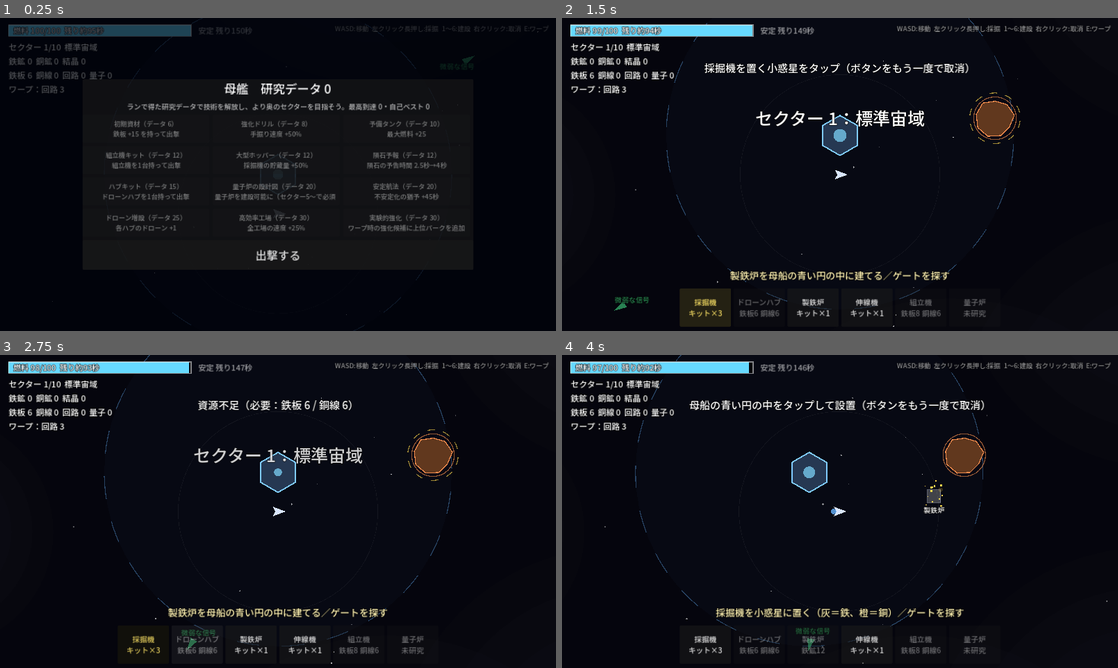
Above: before the commit, frames 1-4 (two rows, left to right).
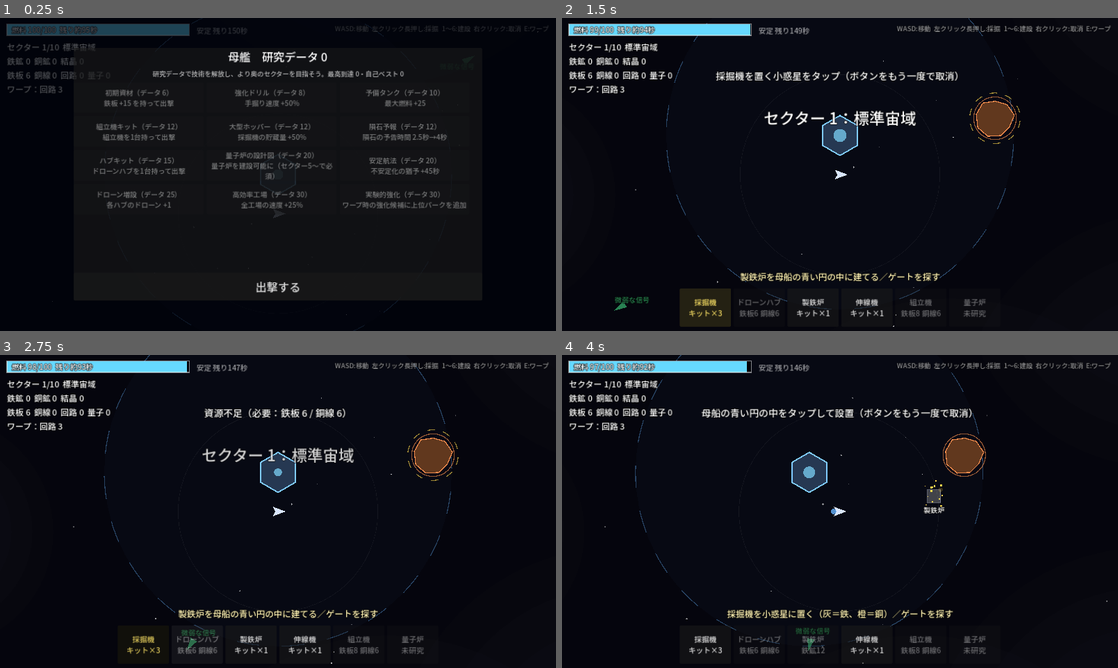
Above: after the commit, the same moments.

Repository: seoooma/drift-miner
Game: Godot game, scene res://scenes/main.tscn
The game is run twice, just before and just after one commit, with the same random seed, the same clock (stepped at 60 frames per second) and the same inputs.
Inputs (mouse positions are in pixels of both pictures, inside the frame that each line leads up to):
- Up to frame 1 (0.25 s): no input
- Up to frame 2 (1.5 s): click "出撃する" at 0.5 s; click "採掘機 キット×3" at 1.25 s
- Up to frame 3 (2.75 s): click "ドローンハブ 鉄板6 銅線6" at 2 s
- Up to frame 4 (4 s): click "製鉄炉 キット×1" at 2.75 s; tap Enter at 3.5 s; move the mouse to (962, 495) at 3.52 s; hold D from 3.53 s (still down); tap R at 3.6 s; click (962, 495) at 3.67 s

The runs differ from the first frame. In frame 1, 8.7% of the frame differs, in the area x 1-84%, y 1-88%; in frame 2, 4.8%; in frame 3, 4.4%; in frame 4, 4.2%.

Commit message:
Mobile UI: larger scale on touch devices, portrait support, build menu, responsive panels
Co-Authored-By: Claude Opus 5.5 <noreply@anthropic.com>
Claude-Session: https://claude.ai/code/session_01PjCfv6jV9a8XAikbfC1gjW

Diff:
--- a/scripts/hud.gd
+++ b/scripts/hud.gd
@@ -1,5 +1,6 @@
 extends CanvasLayer
-## 画面表示。燃料バー、在庫、目標、建設バー、方向ガイド、メッセージ、パーク選択、ゲームオーバー、母艦。
+## 画面表示。燃料バー、在庫、目標、建設、方向ガイド、メッセージ、パーク選択、ゲームオーバー、母艦。
+## スマホ（タッチ）では縦持ち・横持ちに合わせて配置を組み替える。
 
 const SIGNAL_RANGE := 1300.0
 
@@ -20,9 +21,13 @@
 var _over_hint: Label
 var _build_bar: HBoxContainer
 var _build_buttons := {}
+var _menu_panel: PanelContainer
+var _menu_grid: GridContainer
+var _menu_buttons := {}
 var _ship_panel: PanelContainer
 var _ship_box: VBoxContainer
 var _backdrops: Array = []
+var _top_offset: float = 52.0
 
 
 func _ready() -> void:
@@ -35,13 +40,8 @@
 	add_child(_overlay)
 
 	_info = _make_label(19, Vector2(20, 52))
-
-	_goal = _make_label(22, Vector2.ZERO)
-	_goal.set_anchors_and_offsets_preset(Control.PRESET_CENTER_BOTTOM)
-	_goal.horizontal_alignment = HORIZONTAL_ALIGNMENT_CENTER
-	_goal.grow_horizontal = Control.GROW_DIRECTION_BOTH
-	_goal.grow_vertical = Control.GROW_DIRECTION_BEGIN
-	_goal.offset_bottom = -112
+	_goal = _make_label(20, Vector2.ZERO)
+	_goal.autowrap_mode = TextServer.AUTOWRAP_WORD_SMART
 	_goal.modulate = Color(1.0, 0.95, 0.7)
 
 	_help = _make_label(15, Vector2.ZERO)
@@ -52,20 +52,15 @@
 	_help.offset_top = 12
 	_help.modulate = Color(1, 1, 1, 0.55)
 
-	_toast = _make_label(24, Vector2.ZERO)
-	_toast.set_anchors_and_offsets_preset(Control.PRESET_CENTER_TOP)
+	_toast = _make_label(22, Vector2.ZERO)
 	_toast.horizontal_alignment = HORIZONTAL_ALIGNMENT_CENTER
-	_toast.grow_horizontal = Control.GROW_DIRECTION_BOTH
-	_toast.offset_top = 96
-
-	_banner = _make_label(40, Vector2.ZERO)
-	_banner.set_anchors_and_offsets_preset(Control.PRESET_CENTER)
+	_toast.autowrap_mode = TextServer.AUTOWRAP_WORD_SMART
+
+	_banner = _make_label(36, Vector2.ZERO)
 	_banner.horizontal_alignment = HORIZONTAL_ALIGNMENT_CENTER
-	_banner.grow_horizontal = Control.GROW_DIRECTION_BOTH
-	_banner.grow_vertical = Control.GROW_DIRECTION_BOTH
-	_banner.offset_top = -160
-
-	# 建設バー（画面下中央）
+	_banner.autowrap_mode = TextServer.AUTOWRAP_WORD_SMART
+
+	# 建設バー（PC用、画面下中央）
 	_build_bar = HBoxContainer.new()
 	_build_bar.set_anchors_and_offsets_preset(Control.PRESET_CENTER_BOTTOM)
 	_build_bar.grow_horizontal = Control.GROW_DIRECTION_BOTH
@@ -82,6 +77,38 @@
 		_build_bar.add_child(btn)
 		_build_buttons[b] = btn
 
+	# 建設メニュー（スマホ用）
+	_menu_panel = _make_panel()
+	var menu_box := VBoxContainer.new()
+	menu_box.add_theme_constant_override("separation", 10)
+	_menu_panel.add_child(menu_box)
+	var menu_title := Label.new()
+	menu_title.text = "建設"
+	menu_title.horizontal_alignment = HORIZONTAL_ALIGNMENT_CENTER
+	menu_title.add_theme_font_size_override("font_size", 24)
+	menu_box.add_child(menu_title)
+	_menu_grid = GridContainer.new()
+	_menu_grid.add_theme_constant_override("h_separation", 8)
+	_menu_grid.add_theme_constant_override("v_separation", 8)
+	menu_box.add_child(_menu_grid)
+	for b in GameState.BUILD_ORDER:
+		var mb := Button.new()
+		mb.add_theme_font_size_override("font_size", 18)
+		mb.autowrap_mode = TextServer.AUTOWRAP_WORD_SMART
+		mb.focus_mode = Control.FOCUS_NONE
+		mb.pressed.connect(func():
+			_menu_panel.visible = false
+			main.toggle_placing(b))
+		_menu_grid.add_child(mb)
+		_menu_buttons[b] = mb
+	var close := Button.new()
+	close.text = "閉じる"
+	close.custom_minimum_size = Vector2(0, 60)
+	close.add_theme_font_size_override("font_size", 20)
+	close.focus_mode = Control.FOCUS_NONE
+	close.pressed.connect(func(): _menu_panel.visible = false)
+	menu_box.add_child(close)
+
 	_perk_panel = _make_panel()
 	_perk_box = VBoxContainer.new()
 	_perk_box.add_theme_constant_override("separation", 10)
@@ -93,12 +120,14 @@
 	_over_panel.add_child(over_box)
 	_over_label = Label.new()
 	_over_label.horizontal_alignment = HORIZONTAL_ALIGNMENT_CENTER
-	_over_label.add_theme_font_size_override("font_size", 24)
+	_over_label.autowrap_mode = TextServer.AUTOWRAP_WORD_SMART
+	_over_label.add_theme_font_size_override("font_size", 22)
 	over_box.add_child(_over_label)
 	var back := Button.new()
 	back.text = "母艦へ戻る"
 	back.custom_minimum_size = Vector2(0, 72)
 	back.add_theme_font_size_override("font_size", 24)
+	back.focus_mode = Control.FOCUS_NONE
 	back.pressed.connect(func(): main.open_mothership())
 	over_box.add_child(back)
 	_over_hint = Label.new()
@@ -108,7 +137,6 @@
 	over_box.add_child(_over_hint)
 
 	_ship_panel = _make_panel()
-	_ship_panel.custom_minimum_size = Vector2(900, 0)
 	_ship_box = VBoxContainer.new()
 	_ship_box.add_theme_constant_override("separation", 8)
 	_ship_panel.add_child(_ship_box)
@@ -137,7 +165,6 @@
 	center.mouse_filter = Control.MOUSE_FILTER_IGNORE
 	add_child(center)
 	var panel := PanelContainer.new()
-	panel.custom_minimum_size = Vector2(520, 0)
 	center.add_child(panel)
 	panel.visible = false
 	_backdrops.append([back, panel])
@@ -148,8 +175,20 @@
 	return main != null and main.touch.active
 
 
+func _size() -> Vector2:
+	return _overlay.get_viewport().get_visible_rect().size
+
+
+func _narrow() -> bool:
+	return _size().x < 700.0
+
+
+func any_panel() -> bool:
+	return _any_panel()
+
+
 func _any_panel() -> bool:
-	return _perk_panel.visible or _over_panel.visible or _ship_panel.visible
+	return _perk_panel.visible or _over_panel.visible or _ship_panel.visible or _menu_panel.visible
 
 
 ## 画面座標が UI（建設バーやパネル）の上か。
@@ -163,9 +202,65 @@
 	return is_over_ui(_overlay.get_viewport().get_mouse_position())
 
 
+func toggle_build_menu() -> void:
+	if not GameState.alive:
+		return
+	_menu_panel.visible = not _menu_panel.visible
+	if _menu_panel.visible:
+		_clear_messages()
+
+
+## 画面サイズと入力方法に合わせて配置を決める（毎フレーム呼んでも軽い）。
+func _layout() -> void:
+	var size := _size()
+	var mobile := _touch()
+	var narrow := size.x < 700.0
+	_top_offset = 74.0 if narrow else 52.0
+	_info.position = Vector2(16, _top_offset)
+	_info.add_theme_font_size_override("font_size", 17 if mobile else 19)
+	_help.visible = not mobile
+
+	var info_bottom := _top_offset + _info.get_combined_minimum_size().y
+	if mobile:
+		_goal.position = Vector2(16, info_bottom + 2)
+		_goal.size = Vector2(minf(size.x - 32.0, 560.0), 0)
+		_goal.horizontal_alignment = HORIZONTAL_ALIGNMENT_LEFT
+	else:
+		_goal.size = Vector2(size.x - 40.0, 0)
+		_goal.position = Vector2(20, size.y - 140)
+		_goal.horizontal_alignment = HORIZONTAL_ALIGNMENT_CENTER
+
+	_toast.add_theme_font_size_override("font_size", 19 if mobile else 22)
+	if mobile and narrow:
+		_toast.size = Vector2(size.x - 40.0, 0)
+		_toast.position = Vector2(20, size.y * 0.6)
+	elif mobile:
+		# 横持ち：スティックとボタンの間、画面下寄り
+		_toast.size = Vector2(maxf(200.0, size.x - 420.0), 0)
+		_toast.position = Vector2((size.x - _toast.size.x) * 0.5, size.y - 120.0)
+	else:
+		_toast.size = Vector2(size.x - 40.0, 0)
+		_toast.position = Vector2(20, size.y * 0.16)
+	_banner.add_theme_font_size_override("font_size", 26 if narrow else 36)
+	_banner.size = Vector2(size.x - 40.0, 0)
+	_banner.position = Vector2(20, size.y * 0.28)
+
+	var panel_w := minf(560.0, size.x - 24.0)
+	_perk_panel.custom_minimum_size = Vector2(panel_w, 0)
+	_over_panel.custom_minimum_size = Vector2(panel_w, 0)
+	_menu_panel.custom_minimum_size = Vector2(minf(640.0, size.x - 24.0), 0)
+	var cols := 2 if size.x < 700.0 else 3
+	_menu_grid.columns = cols
+	var bw := (minf(640.0, size.x - 24.0) - 16.0 - 8.0 * (cols - 1)) / cols
+	for b in _menu_buttons:
+		(_menu_buttons[b] as Button).custom_minimum_size = Vector2(bw, 84)
+	_ship_panel.custom_minimum_size = Vector2(minf(940.0, size.x - 24.0), 0)
+
+
 func _process(delta: float) -> void:
 	for pair in _backdrops:
 		pair[0].visible = pair[1].visible
+	_layout()
 	var gs := GameState
 	var info: Dictionary = SectorGenerator.TYPES[gs.sector_type]
 	var raw: PackedStringArray = []
@@ -182,12 +277,8 @@
 	]
 	_info.text = "\n".join(lines)
 	_goal.text = main.next_step() if main != null and gs.alive and not _any_panel() else ""
-	_build_bar.visible = gs.alive and not _any_panel()
-	_update_build_bar()
-
-	if _touch():
-		_help.text = "左：移動　右：押して採掘　下：建設"
-		_info.add_theme_font_size_override("font_size", 22)
+	_build_bar.visible = gs.alive and not _any_panel() and not _touch()
+	_update_build_buttons()
 
 	if _toast_time > 0.0:
 		_toast_time -= delta
@@ -198,31 +289,35 @@
 	_overlay.queue_redraw()
 
 
-func _update_build_bar() -> void:
+func _build_sub(b: String) -> String:
+	if not GameState.building_unlocked(b):
+		return "未研究"
+	var kits := GameState.kit_count(b)
+	if kits > 0:
+		return "キット×%d" % kits
+	var parts: PackedStringArray = []
+	var cost: Dictionary = GameState.BUILDINGS[b]["cost"]
+	for k in cost:
+		parts.append("%s%d" % [GameState.ITEMS[k]["short"], int(cost[k])])
+	return " ".join(parts)
+
+
+func _update_build_buttons() -> void:
 	if main == null:
 		return
 	for b in GameState.BUILD_ORDER:
+		var def: Dictionary = GameState.BUILDINGS[b]
+		var can: bool = main.can_start_placing(b)
+		var sub := _build_sub(b)
 		var btn: Button = _build_buttons[b]
-		var def: Dictionary = GameState.BUILDINGS[b]
-		var unlocked := GameState.building_unlocked(b)
-		btn.visible = unlocked or b == "quantum"
-		var kits := GameState.kit_count(b)
-		var sub := ""
-		if not unlocked:
-			sub = "未研究"
-		elif kits > 0:
-			sub = "キット×%d" % kits
-		else:
-			var parts: PackedStringArray = []
-			var cost: Dictionary = def["cost"]
-			for k in cost:
-				parts.append("%s%d" % [GameState.ITEMS[k]["short"], int(cost[k])])
-			sub = " ".join(parts)
 		btn.text = "%s\n%s" % [def["name"], sub]
-		var can: bool = main.can_start_placing(b)
 		btn.modulate = Color(1, 1, 1, 1.0 if can else 0.45)
 		if main.placing == b:
 			btn.modulate = Color(1.0, 0.9, 0.4)
+		if _menu_panel.visible:
+			var mb: Button = _menu_buttons[b]
+			mb.text = "%s（%s）\n%s" % [def["name"], sub, def["desc"]]
+			mb.modulate = Color(1, 1, 1, 1.0 if can else 0.45)
 
 
 func toast(text: String, duration: float = 2.5) -> void:
@@ -240,10 +335,11 @@
 	var font := _overlay.get_theme_default_font()
 	var gs := GameState
 	var t := Time.get_ticks_msec() * 0.001
+	var narrow := size.x < 700.0
 
 	# 燃料バー
 	var frac := gs.fuel / gs.max_fuel
-	var bar := Rect2(20, 16, minf(420.0, size.x * 0.35), 26)
+	var bar := Rect2(16, 14, minf(420.0, size.x - 32.0 if narrow else size.x * 0.35), 26)
 	var col := Color(0.4, 0.85, 1.0)
 	if frac < 0.15:
 		col = Color(1.0, 0.25, 0.2).lerp(Color(1, 1, 1), 0.3 * (0.5 + 0.5 * sin(t * 12.0)))
@@ -255,21 +351,20 @@
 	var burn: float = (main.player.IDLE_BURN + 0.45) * gs.fuel_burn_mult * gs.instability() if main != null else 1.0
 	var secs := int(gs.fuel / maxf(burn, 0.01))
 	var label := "燃料 %d/%d  残り約%d秒" % [int(gs.fuel), int(gs.max_fuel), secs]
-	_overlay.draw_string_outline(font, bar.position + Vector2(10, 20), label, HORIZONTAL_ALIGNMENT_LEFT, -1, 18, 4, Color(0, 0, 0, 0.8))
-	_overlay.draw_string(font, bar.position + Vector2(10, 20), label, HORIZONTAL_ALIGNMENT_LEFT, -1, 18, Color.WHITE)
-
-	# 不安定化
+	_overlay.draw_string_outline(font, bar.position + Vector2(10, 20), label, HORIZONTAL_ALIGNMENT_LEFT, -1, 17, 4, Color(0, 0, 0, 0.8))
+	_overlay.draw_string(font, bar.position + Vector2(10, 20), label, HORIZONTAL_ALIGNMENT_LEFT, -1, 17, Color.WHITE)
+
+	# 不安定化（狭い画面ではバーの下に出す）
 	var inst := gs.instability()
-	var x := bar.end.x + 16
+	var ipos := Vector2(16, bar.end.y + 24) if narrow else Vector2(bar.end.x + 16, 36)
 	if inst > 1.0:
 		var txt := "不安定化 ×%.1f" % inst
 		var c := Color(1.0, 0.4, 0.3).lerp(Color.WHITE, 0.3 * (0.5 + 0.5 * sin(t * 6.0)))
-		_overlay.draw_string_outline(font, Vector2(x, 36), txt, HORIZONTAL_ALIGNMENT_LEFT, -1, 20, 4, Color(0, 0, 0, 0.8))
-		_overlay.draw_string(font, Vector2(x, 36), txt, HORIZONTAL_ALIGNMENT_LEFT, -1, 20, c)
+		_overlay.draw_string_outline(font, ipos, txt, HORIZONTAL_ALIGNMENT_LEFT, -1, 19, 4, Color(0, 0, 0, 0.8))
+		_overlay.draw_string(font, ipos, txt, HORIZONTAL_ALIGNMENT_LEFT, -1, 19, c)
 	else:
 		var left := int(gs.instability_grace - gs.sector_time)
-		var txt2 := "安定 残り%d秒" % left
-		_overlay.draw_string(font, Vector2(x, 36), txt2, HORIZONTAL_ALIGNMENT_LEFT, -1, 18, Color(1, 1, 1, 0.6))
+		_overlay.draw_string(font, ipos, "安定 残り%d秒" % left, HORIZONTAL_ALIGNMENT_LEFT, -1, 17, Color(1, 1, 1, 0.6))
 
 	if main == null or not gs.alive:
 		return
@@ -347,8 +442,20 @@
 	_toast.modulate.a = 0.0
 
 
+func _wide_button(text: String, h: float, font_size: int, w: float = 0.0) -> Button:
+	var b := Button.new()
+	b.text = text
+	# 折り返しには幅が要る（幅0だと1文字ずつ折り返して縦に伸びる）
+	b.custom_minimum_size = Vector2(w if w > 0.0 else minf(560.0, _size().x - 24.0) - 16.0, h)
+	b.add_theme_font_size_override("font_size", font_size)
+	b.autowrap_mode = TextServer.AUTOWRAP_WORD_SMART
+	b.focus_mode = Control.FOCUS_NONE
+	return b
+
+
 func show_perk_choice(options: Array, packed: int) -> void:
 	_clear_messages()
+	_menu_panel.visible = false
 	for c in _perk_box.get_children():
 		c.queue_free()
 	var title := Label.new()
@@ -356,19 +463,24 @@
 	if packed > 0:
 		title.text += "\n（建物 %d 個を畳んで積み込みました）" % packed
 	title.horizontal_alignment = HORIZONTAL_ALIGNMENT_CENTER
-	title.add_theme_font_size_override("font_size", 24)
+	title.autowrap_mode = TextServer.AUTOWRAP_WORD_SMART
+	title.add_theme_font_size_override("font_size", 22)
+	title.custom_minimum_size = Vector2(minf(560.0, _size().x - 24.0) - 16.0, 0)
 	_perk_box.add_child(title)
+	var size := _size()
+	var cols := 2 if size.y < 600.0 and options.size() > 2 else 1
+	var grid := GridContainer.new()
+	grid.columns = cols
+	grid.add_theme_constant_override("h_separation", 8)
+	grid.add_theme_constant_override("v_separation", 8)
+	_perk_box.add_child(grid)
+	var inner := minf(560.0, size.x - 24.0) - 16.0
+	var bw := (inner - 8.0 * (cols - 1)) / cols
 	for p in options:
-		var b := Button.new()
-		b.text = "%s\n%s" % [p["name"], p["desc"]]
-		b.custom_minimum_size = Vector2(0, 76)
-		b.add_theme_font_size_override("font_size", 20)
+		var b := _wide_button("%s\n%s" % [p["name"], p["desc"]], 72, 18, bw)
 		b.pressed.connect(_on_perk_pressed.bind(String(p["id"])))
-		_perk_box.add_child(b)
-	var skip := Button.new()
-	skip.text = "受け取らずに燃料 +25"
-	skip.custom_minimum_size = Vector2(0, 52)
-	skip.add_theme_font_size_override("font_size", 18)
+		grid.add_child(b)
+	var skip := _wide_button("受け取らずに燃料 +25", 52, 18)
 	skip.pressed.connect(_on_perk_pressed.bind(""))
 	_perk_box.add_child(skip)
 	_perk_panel.visible = true
@@ -381,6 +493,7 @@
 
 func show_game_over(reason: String, victory: bool) -> void:
 	_clear_messages()
+	_menu_panel.visible = false
 	var gs := GameState
 	var s := gs.score(victory)
 	var head := "帰還成功！" if victory else "ゲームオーバー：%s" % reason
@@ -388,7 +501,7 @@
 	var made := "鉄板 %d・銅線 %d・回路 %d・量子コア %d" % [
 		int(gs.produced.get("plate", 0.0)), int(gs.produced.get("wire", 0.0)),
 		int(gs.produced.get("circuit", 0.0)), int(gs.produced.get("qcore", 0.0))]
-	_over_label.text = "%s\n到達セクター %d / %d　スコア %d（%s）\n生産：%s\n研究データ +%d（合計 %d）" % [
+	_over_label.text = "%s\n到達セクター %d / %d\nスコア %d（%s）\n生産：%s\n研究データ +%d（合計 %d）" % [
 		head, gs.sector, gs.FINAL_SECTOR, s, best, made, gs.last_data_gain, gs.data_points]
 	_over_hint.visible = not _touch()
 	_over_panel.visible = true
@@ -398,36 +511,43 @@
 	_clear_messages()
 	_perk_panel.visible = false
 	_over_panel.visible = false
+	_menu_panel.visible = false
+	_layout()
 	for c in _ship_box.get_children():
 		c.queue_free()
 	var gs := GameState
+	var size := _size()
+	var panel_w := minf(940.0, size.x - 24.0)
 	var title := Label.new()
 	title.text = "母艦　研究データ %d" % gs.data_points
 	title.horizontal_alignment = HORIZONTAL_ALIGNMENT_CENTER
-	title.add_theme_font_size_override("font_size", 28)
+	title.add_theme_font_size_override("font_size", 26)
 	_ship_box.add_child(title)
 	var sub := Label.new()
-	sub.text = "ランで得た研究データで技術を解放し、より奥のセクターを目指そう。最高到達 %d・自己ベスト %d" % [gs.best_sector, gs.best_score]
+	sub.text = "研究データで技術を解放し、より奥のセクターを目指そう。最高到達 %d・自己ベスト %d" % [gs.best_sector, gs.best_score]
 	sub.horizontal_alignment = HORIZONTAL_ALIGNMENT_CENTER
 	sub.autowrap_mode = TextServer.AUTOWRAP_WORD_SMART
-	sub.add_theme_font_size_override("font_size", 16)
+	sub.custom_minimum_size = Vector2(panel_w - 16.0, 0)
+	sub.add_theme_font_size_override("font_size", 15)
 	sub.modulate = Color(1, 1, 1, 0.7)
 	_ship_box.add_child(sub)
+
+	var scroll := ScrollContainer.new()
+	scroll.horizontal_scroll_mode = ScrollContainer.SCROLL_MODE_DISABLED
+	scroll.custom_minimum_size = Vector2(panel_w - 16.0, clampf(size.y - 210.0, 150.0, 430.0))
+	_ship_box.add_child(scroll)
 	var grid := GridContainer.new()
-	grid.columns = 3
+	var cols := 1 if size.x < 560.0 else (2 if size.x < 1000.0 else 3)
+	grid.columns = cols
 	grid.add_theme_constant_override("h_separation", 8)
 	grid.add_theme_constant_override("v_separation", 8)
-	_ship_box.add_child(grid)
+	scroll.add_child(grid)
+	var bw := (panel_w - 16.0 - 12.0 - 8.0 * (cols - 1)) / cols
 	for r in gs.RESEARCH:
-		var b := Button.new()
 		var id := String(r["id"])
 		var owned := gs.has_research(id)
 		var tag := "解放済み" if owned else "データ %d" % int(r["cost"])
-		b.text = "%s（%s）\n%s" % [r["name"], tag, r["desc"]]
-		b.custom_minimum_size = Vector2(292, 64)
-		b.add_theme_font_size_override("font_size", 15)
-		b.clip_text = true
-		b.focus_mode = Control.FOCUS_NONE
+		var b := _wide_button("%s（%s）\n%s" % [r["name"], tag, r["desc"]], 70, 16, bw)
 		b.disabled = owned or gs.data_points < int(r["cost"])
 		if owned:
 			b.modulate = Color(0.6, 1.0, 0.7)
@@ -435,11 +555,7 @@
 			if gs.buy_research(id):
 				show_mothership())
 		grid.add_child(b)
-	var go := Button.new()
-	go.text = "出撃する"
-	go.custom_minimum_size = Vector2(0, 68)
-	go.add_theme_font_size_override("font_size", 26)
-	go.focus_mode = Control.FOCUS_NONE
+	var go := _wide_button("出撃する", 64, 26, panel_w - 16.0)
 	go.pressed.connect(func(): main.launch_run())
 	_ship_box.add_child(go)
 	_ship_panel.visible = true
@@ -449,6 +565,7 @@
 	_perk_panel.visible = false
 	_over_panel.visible = false
 	_ship_panel.visible = false
+	_menu_panel.visible = false
 
 
 func _unhandled_input(event: InputEvent) -> void:
--- a/scripts/main.gd
+++ b/scripts/main.gd
@@ -74,8 +74,25 @@
 	add_child(hud)
 
 	GameState.run_over.connect(_on_run_over)
+	if touch.active:
+		get_tree().root.size_changed.connect(_apply_mobile_scale)
+		_apply_mobile_scale()
 	build_sector()
 	open_mothership()
+
+
+## スマホでは画面の短い辺を 450 として扱い、文字とボタンを大きく表示する。
+## 縦持ち・横持ちのどちらでも、長い辺は画面比に合わせて広がる。
+func _apply_mobile_scale() -> void:
+	var win := get_window()
+	var s := DisplayServer.window_get_size()
+	if s.x <= 0 or s.y <= 0:
+		return
+	var short_side := 450
+	if s.y > s.x:
+		win.content_scale_size = Vector2i(short_side, int(short_side * float(s.y) / s.x))
+	else:
+		win.content_scale_size = Vector2i(int(short_side * float(s.x) / s.y), short_side)
 
 
 # ---------------------------------------------------------------- 母艦とラン
--- a/scripts/player.gd
+++ b/scripts/player.gd
@@ -65,7 +65,7 @@
 		_particles.emitting = false
 		return
 	var use_touch: bool = touch != null and touch.active
-	camera.zoom = Vector2(0.8, 0.8) if use_touch else Vector2.ONE
+	camera.zoom = Vector2(0.75, 0.75) if use_touch else Vector2.ONE
 
 	var input := Vector2.ZERO
 	if Input.is_physical_key_pressed(KEY_W):
--- a/scripts/touch_controls.gd
+++ b/scripts/touch_controls.gd
@@ -1,11 +1,12 @@
 extends CanvasLayer
 ## スマホ用のタッチ操作。
 ## 画面左側：バーチャルスティックで移動。右側：押した場所の近くの小惑星を採掘（吸い付き照準）。
-## 右端のボタン：ワープ。建設モード中は、タップした場所に建物を置く。使えないときは半透明、使えるときは光る。
-## タッチが一度でも検出されると有効になり、以後プレイヤーはマウスの代わりにこちらを読む。
+## 右下のボタン：「建設」（建設メニューを開く／設置中は取消）と「ワープ」。
+## 建設モード中は、スティック以外の場所をタップするとそこに建物を置く。
 
-const STICK_RADIUS := 80.0
-const STICK_AREA := 0.4  # 画面幅のうちスティック用に使う左側の割合
+const STICK_RADIUS := 64.0
+const STICK_AREA := 0.45  # 画面幅のうちスティック用に使う左側の割合
+const BTN_SIZE := Vector2(128, 84)
 
 var main: Node = null
 var active: bool = false
@@ -22,32 +23,36 @@
 
 
 func _ready() -> void:
-	active = DisplayServer.is_touchscreen_available()
+	# パネル表示中（一時停止中）もボタンの表示切り替えを行う
+	process_mode = Node.PROCESS_MODE_ALWAYS
+	active = DisplayServer.is_touchscreen_available() or "--touch" in OS.get_cmdline_user_args()
 	_draw_node = Node2D.new()
 	add_child(_draw_node)
 	_draw_node.draw.connect(_on_draw)
-	_buttons["warp"] = _make_button("ワープ", -50.0)
+	_buttons["build"] = _make_button("建設", 0)
+	_buttons["warp"] = _make_button("ワープ", 1)
 	_set_visible(active)
 
 
-func _make_button(text: String, y: float) -> Label:
+func _make_button(text: String, row: int) -> Label:
 	var l := Label.new()
 	l.text = text
 	l.horizontal_alignment = HORIZONTAL_ALIGNMENT_CENTER
 	l.vertical_alignment = VERTICAL_ALIGNMENT_CENTER
-	l.add_theme_font_size_override("font_size", 28)
+	l.add_theme_font_size_override("font_size", 24)
 	var sb := StyleBoxFlat.new()
 	sb.bg_color = Color(1, 1, 1, 0.12)
 	sb.border_color = Color(1, 1, 1, 0.5)
 	sb.set_border_width_all(3)
-	sb.set_corner_radius_all(20)
+	sb.set_corner_radius_all(18)
 	l.add_theme_stylebox_override("normal", sb)
-	l.set_anchors_preset(Control.PRESET_CENTER_RIGHT)
-	l.offset_left = -200
-	l.offset_right = -24
+	l.set_anchors_preset(Control.PRESET_BOTTOM_RIGHT)
+	var y := -16.0 - BTN_SIZE.y - row * (BTN_SIZE.y + 12.0)
+	l.offset_left = -16.0 - BTN_SIZE.x
+	l.offset_right = -16.0
 	l.offset_top = y
-	l.offset_bottom = y + 100
-	l.pivot_offset = Vector2(88, 50)
+	l.offset_bottom = y + BTN_SIZE.y
+	l.pivot_offset = BTN_SIZE * 0.5
 	l.mouse_filter = Control.MOUSE_FILTER_IGNORE
 	add_child(l)
 	return l
@@ -65,20 +70,21 @@
 			active = true
 			_set_visible(true)
 		if event.pressed:
+			if main != null and main.hud.is_over_ui(event.position):
+				return
 			for id in _buttons:
 				var b: Label = _buttons[id]
-				if b.get_global_rect().grow(12.0).has_point(event.position):
+				if b.visible and b.get_global_rect().grow(10.0).has_point(event.position):
 					_press_button(id, b)
 					get_viewport().set_input_as_handled()
 					return
-			if main != null and main.hud.is_over_ui(event.position):
-				return
 			var w := get_viewport().get_visible_rect().size.x
-			if main != null and main.placing != "" and event.position.x >= w * STICK_AREA:
+			var in_stick: bool = event.position.x < w * STICK_AREA
+			if main != null and main.placing != "" and not (in_stick and _stick_index == -1 and event.position.y > get_viewport().get_visible_rect().size.y * 0.55):
 				main.try_place_at(get_viewport().get_canvas_transform().affine_inverse() * event.position)
 				get_viewport().set_input_as_handled()
 				return
-			if event.position.x < w * STICK_AREA and _stick_index == -1:
+			if in_stick and _stick_index == -1:
 				_stick_index = event.index
 				_stick_origin = event.position
 				_stick_pos = event.position
@@ -94,7 +100,7 @@
 			_stick_pos = event.position
 			var d: Vector2 = _stick_pos - _stick_origin
 			move_vector = (d / STICK_RADIUS).limit_length(1.0)
-			if d.length() < 12.0:
+			if d.length() < 10.0:
 				move_vector = Vector2.ZERO
 		elif event.index == _aim_index:
 			aim_screen = event.position
@@ -122,6 +128,11 @@
 	if main == null:
 		return
 	match id:
+		"build":
+			if main.placing != "":
+				main.placing = ""
+			else:
+				main.hud.toggle_build_menu()
 		"warp":
 			main.try_warp()
 
@@ -133,9 +144,16 @@
 func _process(_delta: float) -> void:
 	if not active or main == null:
 		return
+	var shown: bool = GameState.alive and not main.hud.any_panel()
+	_draw_node.visible = shown
+	for b in _buttons.values():
+		b.visible = shown
 	var pulse := 0.5 + 0.5 * sin(Time.get_ticks_msec() * 0.008)
 	var can_warp: bool = main.gate_in_range() != null and GameState.can_afford(GameState.warp_cost())
 	_style(_buttons["warp"], can_warp, Color(0.3, 1.0, 0.6), pulse)
+	var placing: bool = main.placing != ""
+	_buttons["build"].text = "取消" if placing else "建設"
+	_style(_buttons["build"], true, Color(1.0, 0.5, 0.4) if placing else Color(1.0, 0.85, 0.3), 0.0)
 	_draw_node.queue_redraw()
 
 
@@ -147,11 +165,13 @@
 
 
 func _on_draw() -> void:
+	if not GameState.alive:
+		return
 	var size := get_viewport().get_visible_rect().size
-	var base := _stick_origin if _stick_index != -1 else Vector2(160, size.y - 170)
+	var base := _stick_origin if _stick_index != -1 else Vector2(24 + STICK_RADIUS, size.y - 24 - STICK_RADIUS)
 	var knob := base + move_vector * STICK_RADIUS
 	_draw_node.draw_circle(base, STICK_RADIUS, Color(1, 1, 1, 0.08))
 	_draw_node.draw_arc(base, STICK_RADIUS, 0.0, TAU, 48, Color(1, 1, 1, 0.3), 2.0)
-	_draw_node.draw_circle(knob, 30.0, Color(1, 1, 1, 0.35))
+	_draw_node.draw_circle(knob, 26.0, Color(1, 1, 1, 0.35))
 	if aiming:
 		_draw_node.draw_arc(aim_screen, 20.0, 0.0, TAU, 24, Color(1.0, 1.0, 1.0, 0.3), 2.0)
